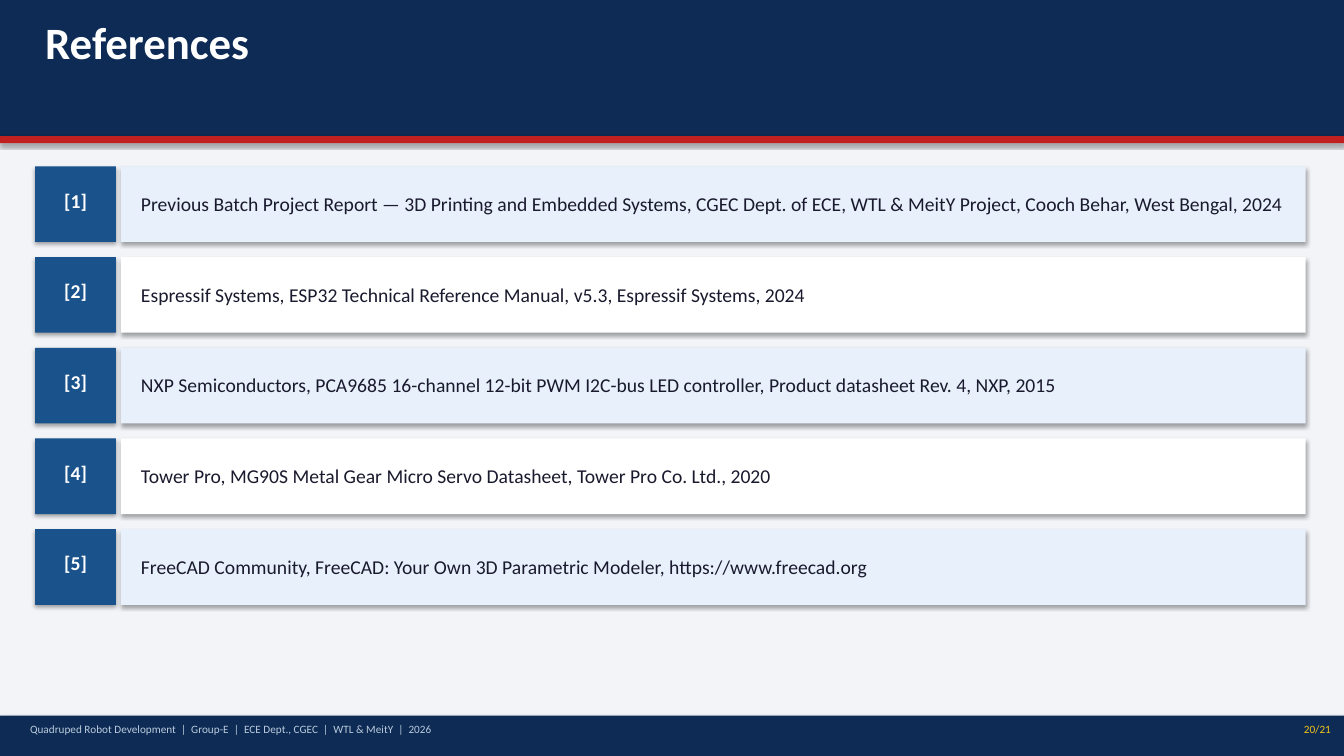
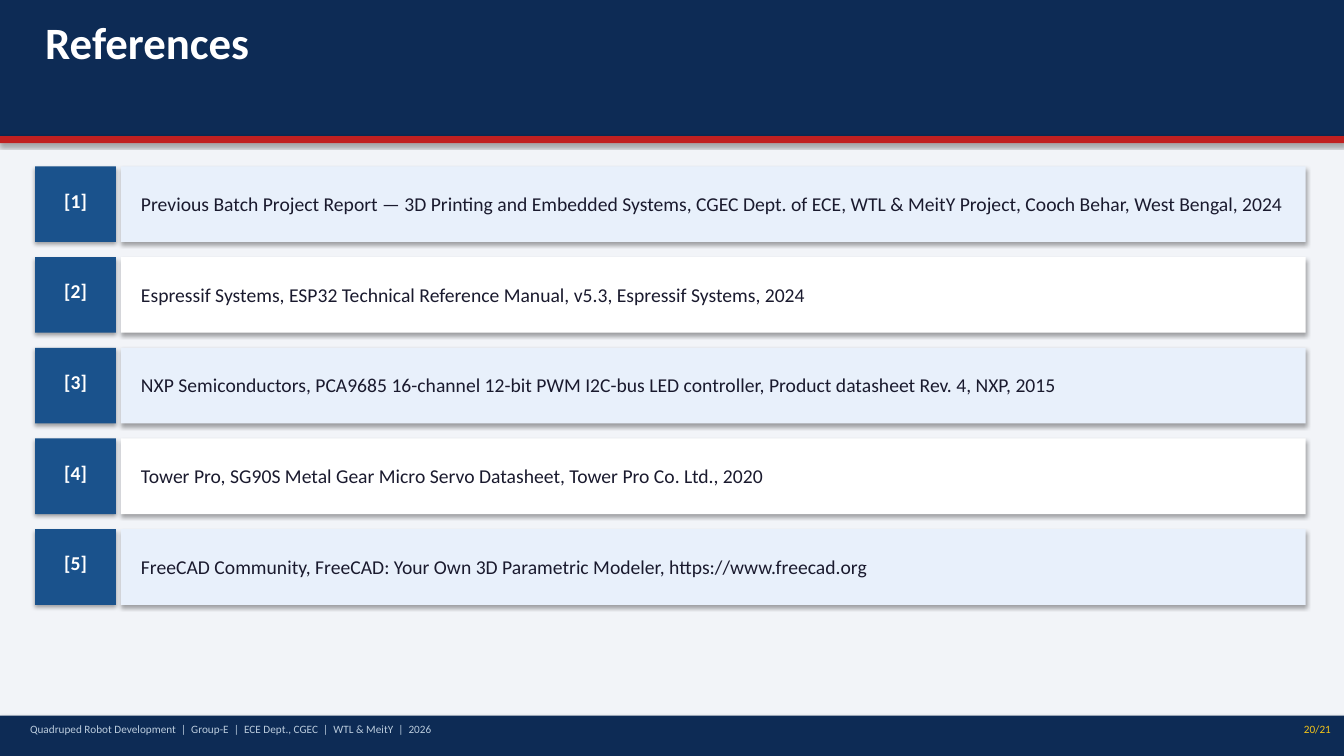
Before and after one commit to Biraj2004/3D-QuadrupedBot-Report, a slide deck: slide 20 of Quadruped_Robot_Presentation.pptx. Drawn at 1344x756 pixels with LibreOffice and Linux fonts; fonts in the diff are those of the drawing. Boxes give left, top, right and bottom in pixels: in the first picture for what was removed or moved away, otherwise in the second. Text is boxed around its words. In the diff, an @@ line names an element or a change of style, - is before the commit and + after.

Commit message:
fix(3D_REPORT): correct material specifications and remove head rotation references
- Change PLA+ references to PLA for core structural components
- Change PETG references to ABS for leg components and engineering filaments
- Remove CH8 head servo channel from servo mapping and wiring diagram
- Remove head rotation DOF reference from project objectives
- Remove head servo mount from core plate specifications
- Update robot top-view diagram to remove head servo positioning
- Correct spacing and formatting inconsistencies throughout document
- Align material specifications with actual fabrication approach

```diff
--- a/Quadruped_Robot_Presentation.pptx
+++ b/Quadruped_Robot_Presentation.pptx
@@ text at [141,469,763,486]: text changed @@
-Tower Pro, MG90S Metal Gear Micro Servo Datasheet, Tower Pro Co. Ltd., 2020
+Tower Pro, SG90S Metal Gear Micro Servo Datasheet, Tower Pro Co. Ltd., 2020
```
Also in this commit, not shown: 13 other slides changed, 1 other file.
